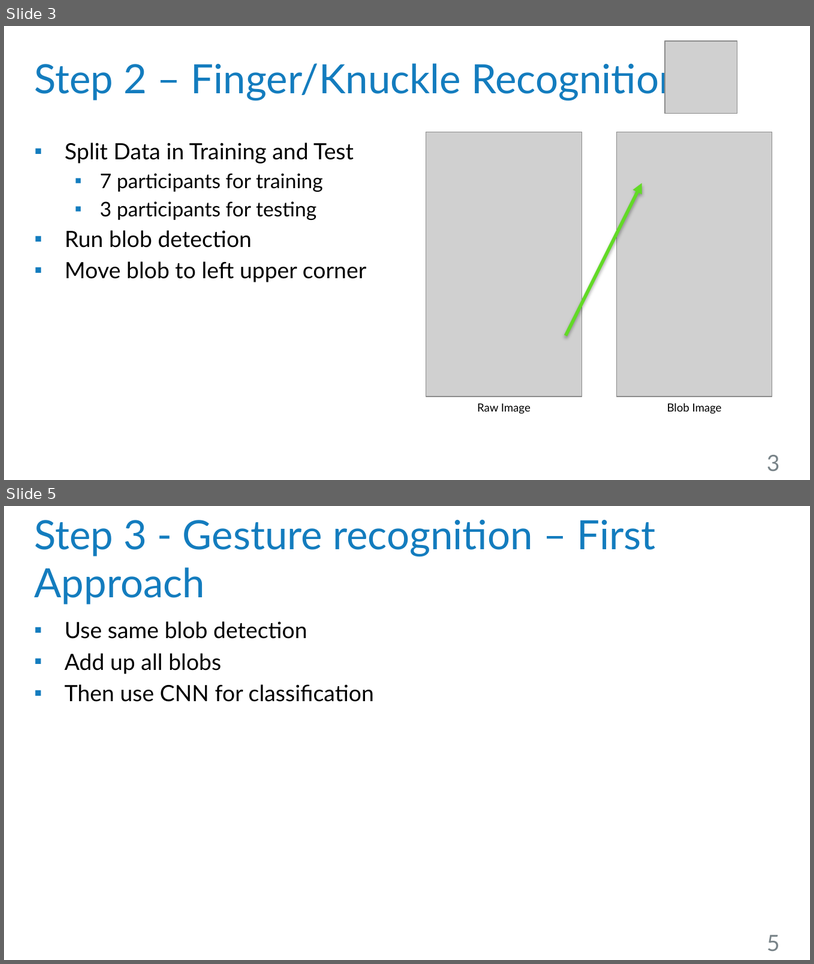
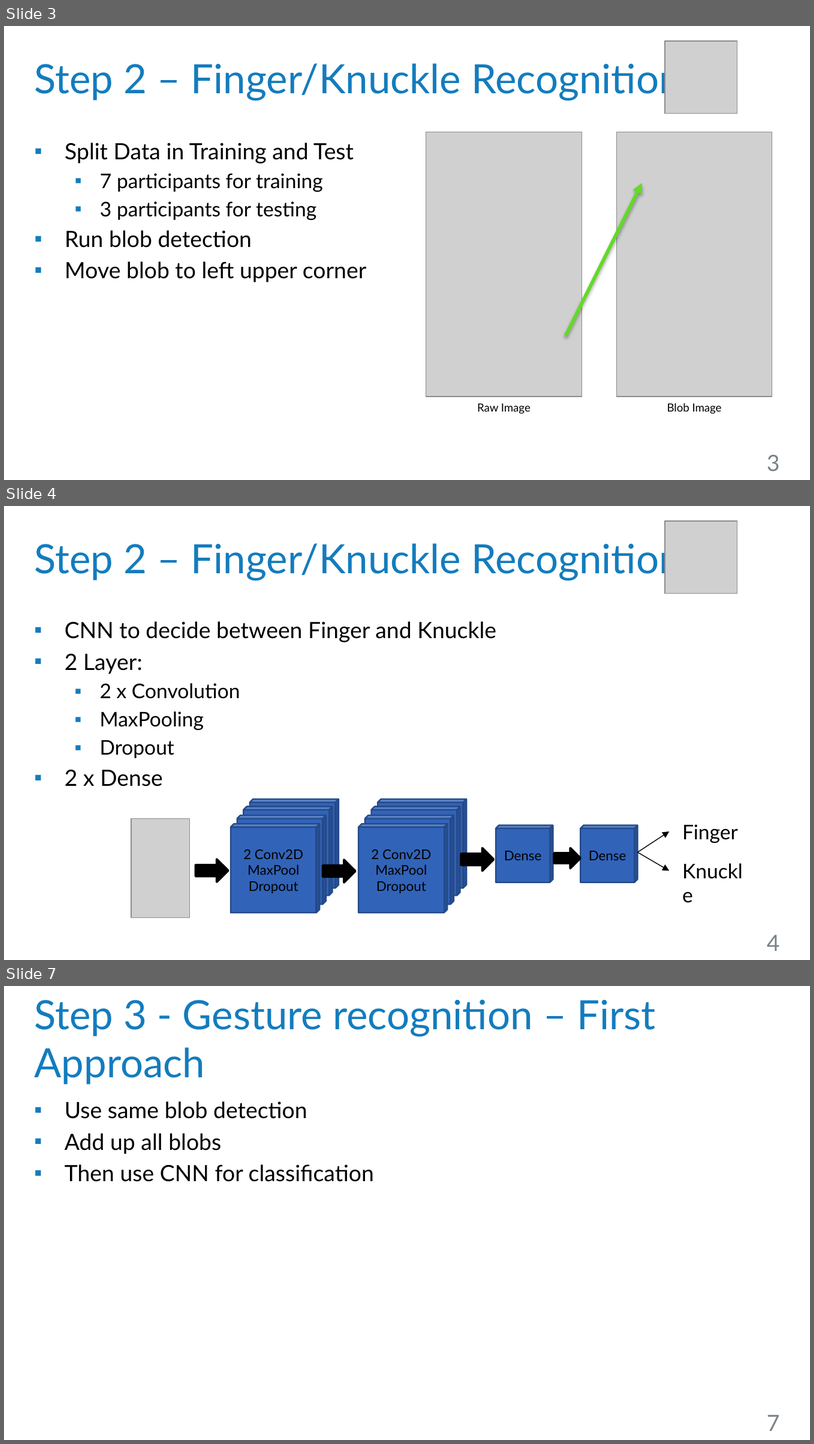
Before and after one commit to robsch94/FaPraKnuckleInput, a slide deck: Presentations/InterimPresentation.pptx. Shown one above the other, each under a label of ours: slides 3 and 5 before the commit, slides 3, 4 and 7 after it; the slides between them are not shown. The pictures are 814x964 and 814x1444 pixels, drawn with LibreOffice and Linux fonts; fonts in the diff are those of the drawing; grey boxes stand for pictures; background and template pictures are left out. Boxes give left, top, right and bottom in pixels: in the first picture for what was removed or moved away, otherwise in the second. Text is boxed around its words. In the diff, an @@ line names an element or a change of style, - is before the commit and + after.

Commit message:
Added Step 2 images and CNN model

```diff
--- a/Presentations/InterimPresentation.pptx
+++ b/Presentations/InterimPresentation.pptx
@@ slide 4 added at (4,506,810,960), background #FFFFFF @@
@@ picture added at (665,522,737,593) @@
@@ title added at (34,538,681,581), 36 pt, text #137CBE @@
+Step 2 – Finger/Knuckle Recognition
@@ text added at (65,621,497,786), 20 pt, text #000000 @@
+▪ CNN to decide between Finger and Knuckle
+▪ 2 Layer:
+  ▪ 2 x Convolution
+  ▪ MaxPooling
+  ▪ Dropout
+▪ 2 x Dense
@@ picture added at (131,819,189,918) @@
@@ group added at (231,799,339,912): 4 cubes @@
+2 Conv2D
+MaxPool
+Dropout
@@ group added at (359,799,467,912): 4 cubes @@
+2 Conv2D
+MaxPool
+Dropout
@@ cube added at (496,825,553,883), fill #3163B8, outline #244988 1.25 pt, 12 pt, text #000000 @@
+Dense
@@ cube added at (581,825,638,883), fill #3163B8, outline #244988 1.25 pt, 12 pt, text #000000 @@
+Dense
@@ text added at (683,824,738,843), 18 pt, text #000000 @@
+Finger
@@ arrow added from (638, 852) to (669, 831), #000000 0.75 pt @@
@@ right arrow added at (196,859,228,882), fill #000000, outline #000000 2 pt @@
@@ right arrow added at (323,859,356,882), fill #000000, outline #000000 2 pt @@
@@ right arrow added at (461,848,494,870), fill #000000, outline #000000 2 pt @@
@@ right arrow added at (554,848,581,868), fill #000000, outline #000000 2 pt @@
@@ arrow added from (638, 852) to (669, 870), #000000 0.75 pt @@
@@ text added at (675,855,761,886), 18 pt, text #000000 @@
+Knuckle
@@ page number added at (767,934,780,951), 20 pt, text #788388 @@
+4
@@ what was slide 5 is now slide 7 @@
@@ page number at (767,1414,780,1431): text changed @@
-5
+7
```
Also in this commit, not shown: 1 slide changed, 1 other slide added.
